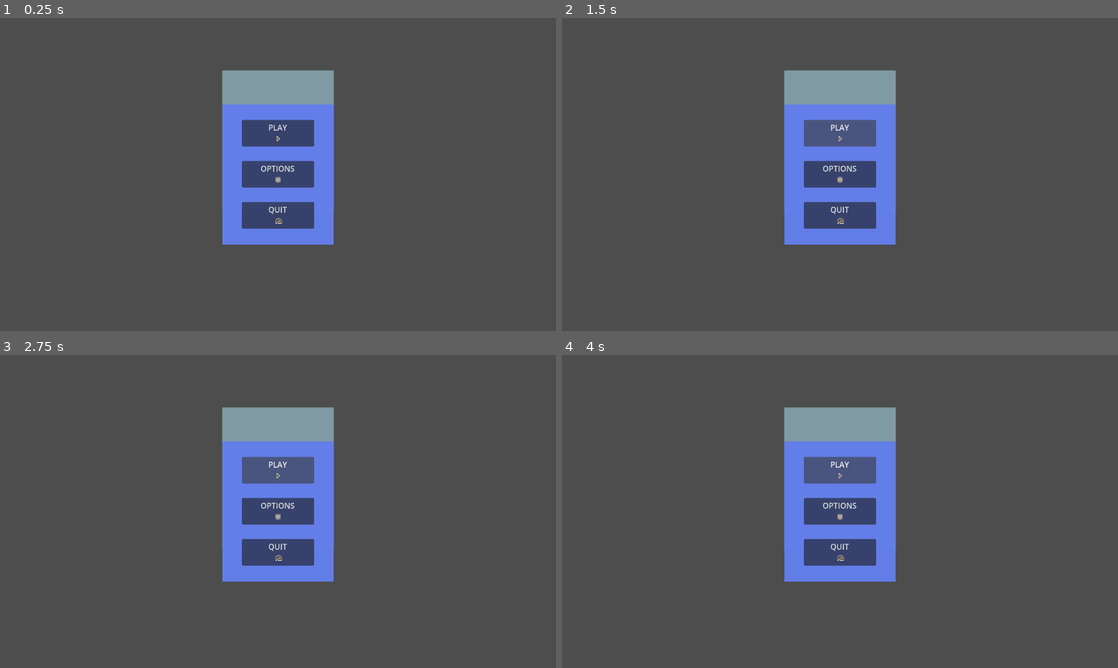
Above: before the commit, frames 1-4 (two rows, left to right).
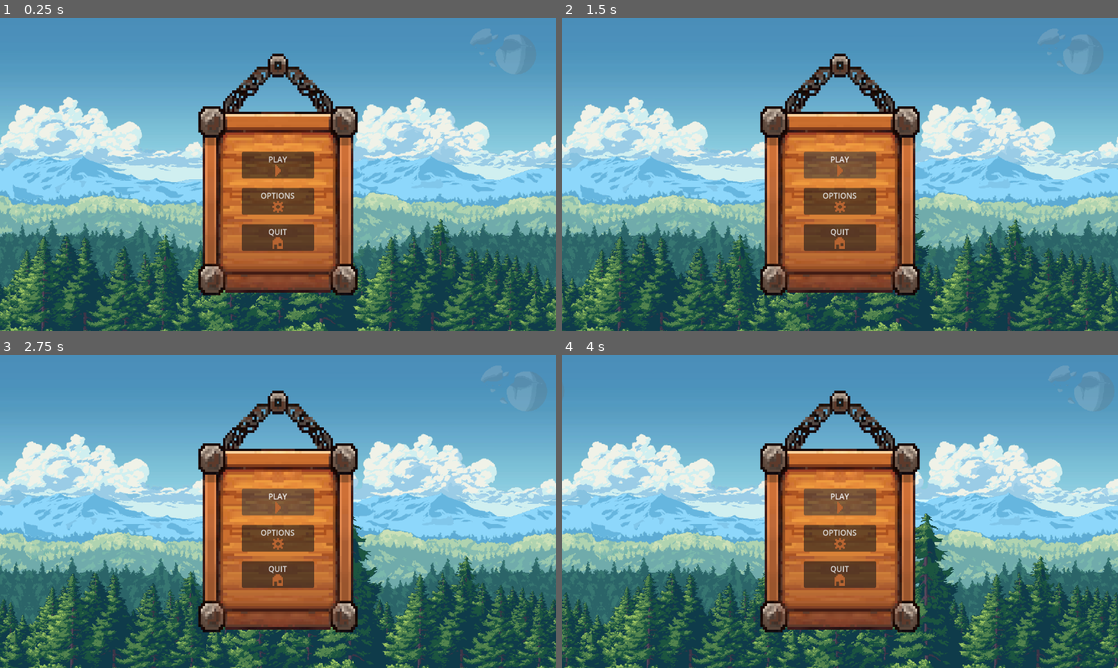
Above: after the commit, the same moments.

Repository: BuradzhukDenys/Dyplom-game
Game: Godot game, scene res://MainMenu/main_menu.tscn
Two runs of this game, one before a commit and one after it. Both use one fixed random seed, a clock stepped at 60 frames per second and the inputs below. The project has no main scene, so this scene is started directly.
Inputs:
- Up to frame 1 (0.25 s): no input
- Up to frame 2 (1.5 s): click "OPTIONS" at 0.5 s; click "PLAY" at 1.25 s
- Up to frame 3 (2.75 s): click "PLAY" at 2 s
- Up to frame 4 (4 s): click "PLAY" at 2.75 s

The runs differ from the first frame. In frame 1, 99% of the frame differs, in the area x 0-100%, y 0-100%; in frame 2, 99%; in frame 3, 99%; in frame 4, 99%.

Commit message:
Add parallax background

Diff:
--- a/MainMenu/buttons.gd
+++ b/MainMenu/buttons.gd
@@ -1,12 +1,10 @@
 extends VBoxContainer
 
 func _on_play_button_pressed() -> void:
-	pass # Replace with function body.
-
+	print("Play!!")
 
 func _on_options_button_pressed() -> void:
-	pass # Replace with function body.
-
+	print("Options!!")
 
 func _on_quit_button_pressed() -> void:
 	get_tree().quit()
--- a/MainMenu/main_menu.tscn
+++ b/MainMenu/main_menu.tscn
@@ -7,16 +7,28 @@
 [ext_resource type="Texture2D" uid="uid://bq3316affgjgt" path="res://Assets/Background/Horizontal/assetpack/parallax/forest/forest_long.png" id="5_iej5p"]
 [ext_resource type="Texture2D" uid="uid://b30dswxjxabwt" path="res://Assets/Background/Horizontal/assetpack/parallax/forest/forest_short.png" id="6_id3bs"]
 [ext_resource type="Texture2D" uid="uid://b2lapixwerq3e" path="res://Assets/Background/Horizontal/assetpack/parallax/forest/forest_moon.png" id="7_b3er0"]
-[ext_resource type="Texture2D" uid="uid://dw6vyoccl5m2d" path="res://Assets/UI/Interface3/Fantasy Medieval UI Pack – Complete RPG Interface/Fantasy Medieval UI Pack – Complete RPG Interface/UI Elements/3/IMG_2356.PNG" id="8_83n0s"]
+[ext_resource type="Texture2D" uid="uid://dt4x8arv1opa2" path="res://Assets/UI/Interface2/UIBundleFree/UIBundleFree/MediavelFree.png" id="8_83n0s"]
 [ext_resource type="Script" uid="uid://yknxwurgarir" path="res://MainMenu/buttons.gd" id="8_iej5p"]
-[ext_resource type="Texture2D" uid="uid://dq0cqxr1pgd2r" path="res://Assets/UI/Interface3/Fantasy Medieval UI Pack – Complete RPG Interface/Fantasy Medieval UI Pack – Complete RPG Interface/UI Elements/3/IMG_2365.PNG" id="9_8n28k"]
-[ext_resource type="Texture2D" uid="uid://pviur6428k3u" path="res://Assets/UI/Interface3/Fantasy Medieval UI Pack – Complete RPG Interface/Fantasy Medieval UI Pack – Complete RPG Interface/UI Elements/3/IMG_2364.PNG" id="11_id3bs"]
 
-[sub_resource type="StyleBoxFlat" id="StyleBoxFlat_iej5p"]
-bg_color = Color(0.38771847, 0.49194342, 0.91117406, 0.99215686)
-shadow_color = Color(0.49708265, 0.602346, 0.63457286, 1)
-shadow_size = 1
-shadow_offset = Vector2(0, -70)
+[sub_resource type="AtlasTexture" id="AtlasTexture_8n28k"]
+atlas = ExtResource("8_83n0s")
+region = Rect2(3, 1, 71, 92)
+
+[sub_resource type="StyleBoxTexture" id="StyleBoxTexture_iej5p"]
+texture = SubResource("AtlasTexture_8n28k")
+region_rect = Rect2(0, 0, 71, 92)
+
+[sub_resource type="AtlasTexture" id="AtlasTexture_id3bs"]
+atlas = ExtResource("8_83n0s")
+region = Rect2(246, 116, 4, 8)
+
+[sub_resource type="AtlasTexture" id="AtlasTexture_b3er0"]
+atlas = ExtResource("8_83n0s")
+region = Rect2(226, 98, 12, 12)
+
+[sub_resource type="AtlasTexture" id="AtlasTexture_qmlj8"]
+atlas = ExtResource("8_83n0s")
+region = Rect2(212, 83, 7, 8)
 
 [node name="MainMenu" type="Control" unique_id=1682308484]
 layout_mode = 3
@@ -28,132 +40,140 @@
 metadata/_edit_use_anchors_ = true
 
 [node name="Parallax2D" type="Node2D" parent="." unique_id=2025290385]
-visible = false
+scale = Vector2(0.3, 0.3)
 
 [node name="Parallax2DSky" type="Parallax2D" parent="Parallax2D" unique_id=1198101091]
-repeat_size = Vector2(1900, 0)
+scroll_offset = Vector2(50, 0)
+repeat_size = Vector2(3800, 0)
 autoscroll = Vector2(20, 0)
 
 [node name="TextureRectSky" type="TextureRect" parent="Parallax2D/Parallax2DSky" unique_id=571009883]
 offset_right = 1900.0
 offset_bottom = 1200.0
+scale = Vector2(2, 2)
 texture = ExtResource("1_jdgnk")
 
 [node name="Parallax2DMountain" type="Parallax2D" parent="Parallax2D" unique_id=181008992]
-repeat_size = Vector2(1898, 0)
+scroll_offset = Vector2(50, 0)
+repeat_size = Vector2(3798, 0)
 autoscroll = Vector2(30, 0)
 
 [node name="TextureRectMountain" type="TextureRect" parent="Parallax2D/Parallax2DMountain" unique_id=1421428713]
 offset_right = 1900.0
 offset_bottom = 1200.0
-scale = Vector2(0.5, 0.5)
 texture = ExtResource("2_r0x8f")
 
 [node name="Parallax2DBack" type="Parallax2D" parent="Parallax2D" unique_id=2010610114]
-repeat_size = Vector2(1900, 0)
+scroll_offset = Vector2(50, 0)
+repeat_size = Vector2(3800, 0)
 autoscroll = Vector2(40, 0)
 
 [node name="TextureRectBack" type="TextureRect" parent="Parallax2D/Parallax2DBack" unique_id=71827507]
 offset_right = 1900.0
 offset_bottom = 1200.0
-scale = Vector2(0.5, 0.5)
 texture = ExtResource("3_83n0s")
 
 [node name="Parallax2DMid" type="Parallax2D" parent="Parallax2D" unique_id=1748577223]
-repeat_size = Vector2(1900, 0)
+scroll_offset = Vector2(50, 0)
+repeat_size = Vector2(3800, 0)
 autoscroll = Vector2(55, 0)
 
 [node name="TextureRectMid" type="TextureRect" parent="Parallax2D/Parallax2DMid" unique_id=228530934]
 offset_right = 1900.0
 offset_bottom = 1200.0
-scale = Vector2(0.5, 0.5)
 texture = ExtResource("4_8n28k")
 
 [node name="Parallax2DLong" type="Parallax2D" parent="Parallax2D" unique_id=1439139977]
-repeat_size = Vector2(1900, 0)
+scroll_offset = Vector2(50, 845)
+repeat_size = Vector2(3800, 0)
 autoscroll = Vector2(70, 0)
 
 [node name="TextureRectLong" type="TextureRect" parent="Parallax2D/Parallax2DLong" unique_id=1827864981]
-offset_right = 1900.0
+offset_right = 3800.0
 offset_bottom = 1200.0
-scale = Vector2(0.5, 0.5)
 texture = ExtResource("5_iej5p")
 
 [node name="Parallax2DShort" type="Parallax2D" parent="Parallax2D" unique_id=344517143]
-repeat_size = Vector2(1896, 0)
+scroll_offset = Vector2(50, 0)
+repeat_size = Vector2(3792, 0)
 autoscroll = Vector2(80, 0)
 
 [node name="TextureRectShort" type="TextureRect" parent="Parallax2D/Parallax2DShort" unique_id=915316410]
 offset_right = 3800.0
 offset_bottom = 2400.0
-scale = Vector2(0.3, 0.3)
 texture = ExtResource("6_id3bs")
 
 [node name="Parallax2DMoon" type="Parallax2D" parent="Parallax2D" unique_id=1144358263]
-repeat_size = Vector2(1900, 0)
+scroll_offset = Vector2(50, 0)
+repeat_size = Vector2(3800, 0)
 autoscroll = Vector2(30, 0)
 
 [node name="TextureRectMoon" type="TextureRect" parent="Parallax2D/Parallax2DMoon" unique_id=1938924171]
 offset_right = 3800.0
 offset_bottom = 2400.0
-scale = Vector2(0.5, 0.5)
 texture = ExtResource("7_b3er0")
 
 [node name="CanvasLayer" type="CanvasLayer" parent="." unique_id=1279105745]
 
-[node name="CenterContainer" type="CenterContainer" parent="CanvasLayer" unique_id=287050589]
-anchors_preset = 15
-anchor_right = 1.0
-anchor_bottom = 1.0
+[node name="PanelContainer" type="PanelContainer" parent="CanvasLayer" unique_id=988305577]
+custom_minimum_size = Vector2(330, 500)
+anchors_preset = 8
+anchor_left = 0.5
+anchor_top = 0.5
+anchor_right = 0.5
+anchor_bottom = 0.5
+offset_left = -115.0
+offset_top = -145.0
+offset_right = 115.0
+offset_bottom = 145.0
 grow_horizontal = 2
 grow_vertical = 2
 size_flags_horizontal = 4
 size_flags_vertical = 4
+theme_override_styles/panel = SubResource("StyleBoxTexture_iej5p")
 
-[node name="PanelContainer" type="PanelContainer" parent="CanvasLayer/CenterContainer" unique_id=988305577]
-custom_minimum_size = Vector2(230, 290)
+[node name="MarginContainer" type="MarginContainer" parent="CanvasLayer/PanelContainer" unique_id=1503157491]
 layout_mode = 2
-theme_override_styles/panel = SubResource("StyleBoxFlat_iej5p")
+theme_override_constants/margin_top = 111
 
-[node name="MarginContainer" type="MarginContainer" parent="CanvasLayer/CenterContainer/PanelContainer" unique_id=1503157491]
+[node name="CenterContainer" type="CenterContainer" parent="CanvasLayer/PanelContainer/MarginContainer" unique_id=1072898391]
 layout_mode = 2
 
-[node name="CenterContainer" type="CenterContainer" parent="CanvasLayer/CenterContainer/PanelContainer/MarginContainer" unique_id=1072898391]
+[node name="Buttons" type="VBoxContainer" parent="CanvasLayer/PanelContainer/MarginContainer/CenterContainer" unique_id=125223346]
 layout_mode = 2
-
-[node name="Buttons" type="VBoxContainer" parent="CanvasLayer/CenterContainer/PanelContainer/MarginContainer/CenterContainer" unique_id=125223346]
-layout_mode = 2
-theme_override_constants/separation = 30
+theme_override_constants/separation = 20
 script = ExtResource("8_iej5p")
 
-[node name="PlayButton" type="Button" parent="CanvasLayer/CenterContainer/PanelContainer/MarginContainer/CenterContainer/Buttons" unique_id=144206244]
+[node name="PlayButton" type="Button" parent="CanvasLayer/PanelContainer/MarginContainer/CenterContainer/Buttons" unique_id=144206244]
 custom_minimum_size = Vector2(150, 55)
 layout_mode = 2
 mouse_default_cursor_shape = 2
 text = "PLAY"
-icon = ExtResource("8_83n0s")
+icon = SubResource("AtlasTexture_id3bs")
 icon_alignment = 1
 vertical_icon_alignment = 2
 expand_icon = true
 
-[node name="OptionsButton" type="Button" parent="CanvasLayer/CenterContainer/PanelContainer/MarginContainer/CenterContainer/Buttons" unique_id=862361474]
+[node name="OptionsButton" type="Button" parent="CanvasLayer/PanelContainer/MarginContainer/CenterContainer/Buttons" unique_id=862361474]
 custom_minimum_size = Vector2(150, 55)
 layout_mode = 2
+mouse_default_cursor_shape = 2
 text = "OPTIONS"
-icon = ExtResource("9_8n28k")
+icon = SubResource("AtlasTexture_b3er0")
 icon_alignment = 1
 vertical_icon_alignment = 2
 expand_icon = true
 
-[node name="QuitButton" type="Button" parent="CanvasLayer/CenterContainer/PanelContainer/MarginContainer/CenterContainer/Buttons" unique_id=233524075]
+[node name="QuitButton" type="Button" parent="CanvasLayer/PanelContainer/MarginContainer/CenterContainer/Buttons" unique_id=233524075]
 custom_minimum_size = Vector2(150, 55)
 layout_mode = 2
+mouse_default_cursor_shape = 2
 text = "QUIT"
-icon = ExtResource("11_id3bs")
+icon = SubResource("AtlasTexture_qmlj8")
 icon_alignment = 1
 vertical_icon_alignment = 2
 expand_icon = true
 
-[connection signal="pressed" from="CanvasLayer/CenterContainer/PanelContainer/MarginContainer/CenterContainer/Buttons/PlayButton" to="CanvasLayer/CenterContainer/PanelContainer/MarginContainer/CenterContainer/Buttons" method="_on_play_button_pressed"]
-[connection signal="pressed" from="CanvasLayer/CenterContainer/PanelContainer/MarginContainer/CenterContainer/Buttons/OptionsButton" to="CanvasLayer/CenterContainer/PanelContainer/MarginContainer/CenterContainer/Buttons" method="_on_options_button_pressed"]
-[connection signal="pressed" from="CanvasLayer/CenterContainer/PanelContainer/MarginContainer/CenterContainer/Buttons/QuitButton" to="CanvasLayer/CenterContainer/PanelContainer/MarginContainer/CenterContainer/Buttons" method="_on_quit_button_pressed"]
+[connection signal="pressed" from="CanvasLayer/PanelContainer/MarginContainer/CenterContainer/Buttons/PlayButton" to="CanvasLayer/PanelContainer/MarginContainer/CenterContainer/Buttons" method="_on_play_button_pressed"]
+[connection signal="pressed" from="CanvasLayer/PanelContainer/MarginContainer/CenterContainer/Buttons/OptionsButton" to="CanvasLayer/PanelContainer/MarginContainer/CenterContainer/Buttons" method="_on_options_button_pressed"]
+[connection signal="pressed" from="CanvasLayer/PanelContainer/MarginContainer/CenterContainer/Buttons/QuitButton" to="CanvasLayer/PanelContainer/MarginContainer/CenterContainer/Buttons" method="_on_quit_button_pressed"]
--- a/project.godot
+++ b/project.godot
@@ -29,4 +29,5 @@
 
 [rendering]
 
+textures/canvas_textures/default_texture_filter=0
 rendering_device/driver.windows="d3d12"
